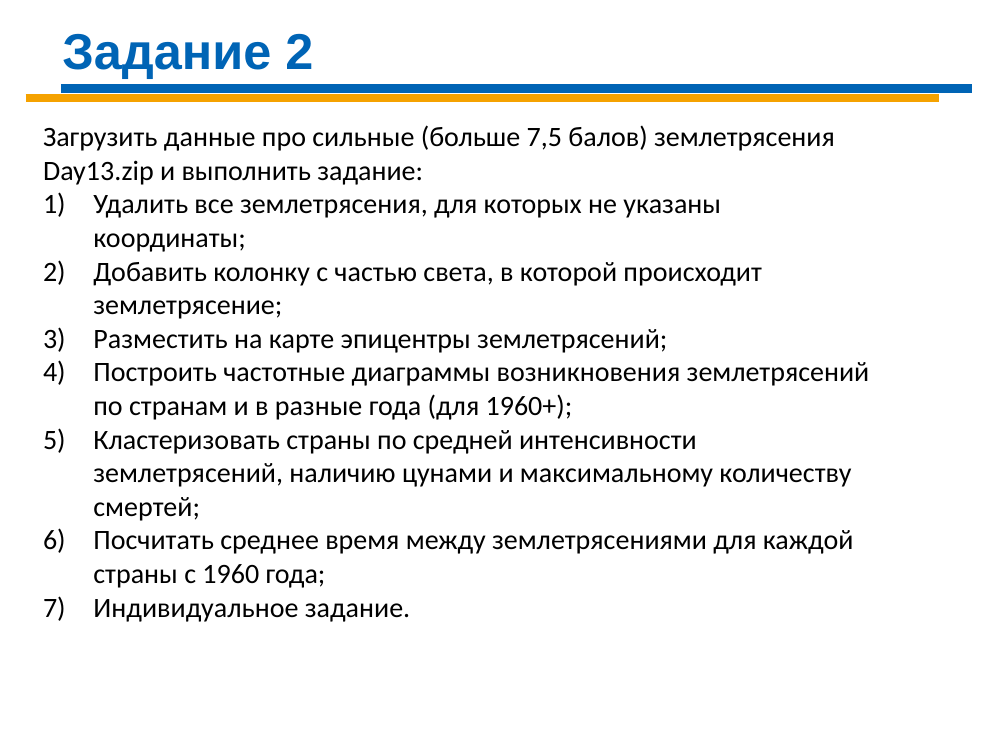
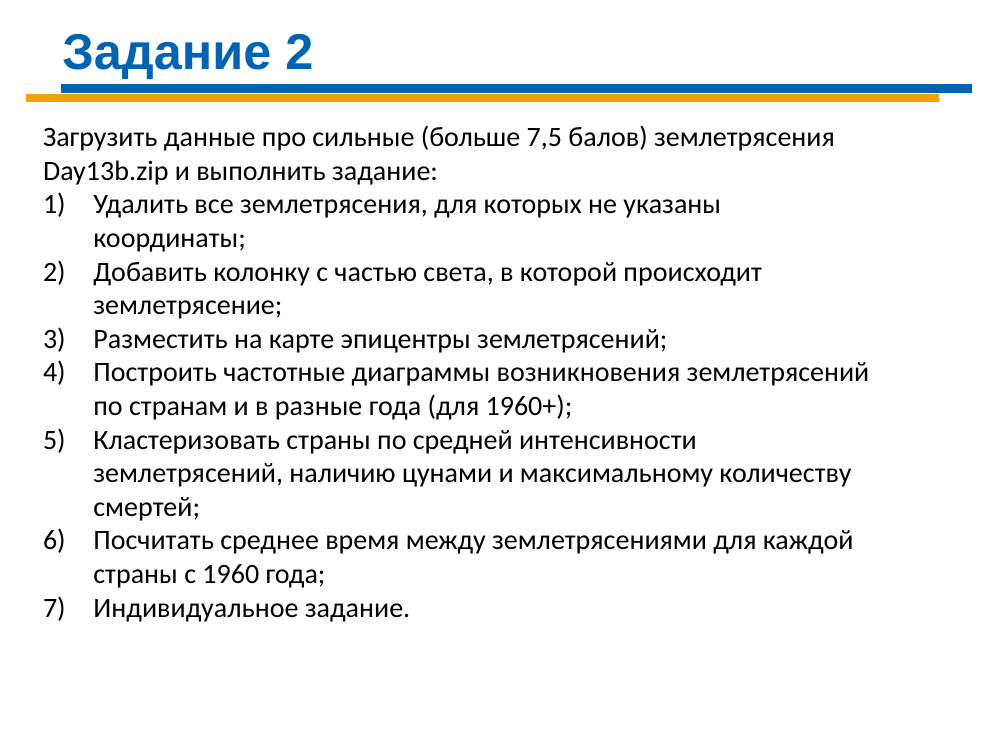
Before and after one commit to Demolis/Infopulse, a slide deck: slide 3 of DS_Sat_2019/DS-Day-13 R.pptx. Drawn at 1008x756 pixels with LibreOffice and Linux fonts; fonts in the diff are those of the drawing. Boxes give left, top, right and bottom in pixels: in the first picture for what was removed or moved away, otherwise in the second. Text is boxed around its words. In the diff, an @@ line names an element or a change of style, - is before the commit and + after.

```diff
--- a/DS_Sat_2019/DS-Day-13 R.pptx
+++ b/DS_Sat_2019/DS-Day-13 R.pptx
@@ text at [43, 125, 835, 185]: text changed @@
-Загрузить данные про сильные (больше 7,5 балов) землетрясения Day13.zip и выполнить задание:
+Загрузить данные про сильные (больше 7,5 балов) землетрясения Day13b.zip и выполнить задание:
```
Also in this commit, not shown: 1 other file.
